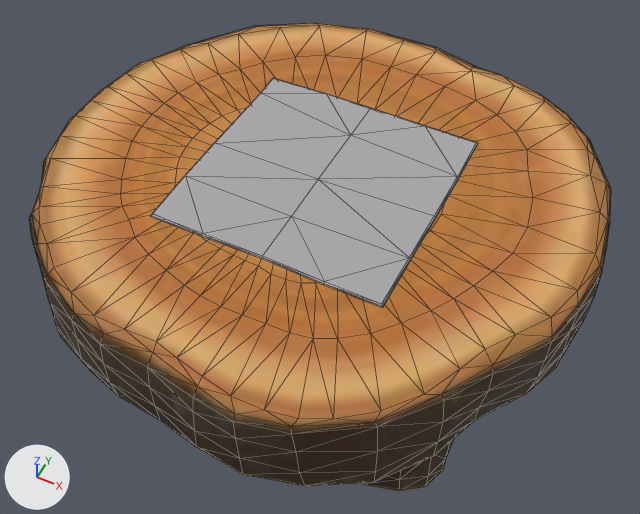
A saved change to the glTF model app/static/room/models/f4043.glb.
Both versions are drawn from a camera (50 mm lens) standing at (9.41, -18.86, 25.85) and looking at (0.16, -0.35, 2.71). The axes (+X, +Y, +Z) are drawn at lower left. The lights are the same throughout. The older version comes first. Mesh edges are drawn as thin lines. Where no turn or scale is listed for an object, it has been applied to the vertices. Vertices at exactly the same position are counted once.
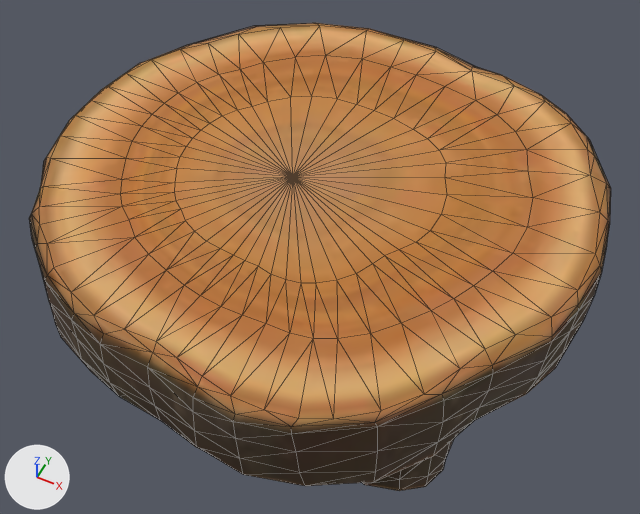
Changed parts and their boxes (x1, y1, x2, y2) in the pictures (640 x 514 px):
```json
{"part": 1, "of": "me_mesh_0", "change": "deleted", "before": [151, 78, 478, 307]}
```

Edits to the scene script, one JSON object a line:
```json
{"block": "me_mesh_0", "where": "# used by ob_mesh_0; location = (-9.45, 8.91, -0.04)"}
{"op": "remove", "block": "me_mesh_0", "code": "me_mesh_0.from_pydata(...)  # 683 vertices, 1284 faces; spans x 0.0..18.7, y -17.9..0.0, z 0.0..6.2"}
{"op": "add", "block": "me_mesh_0", "code": "me_mesh_0.from_pydata(...)  # 632 vertices, 1200 faces; spans x 0.0..18.7, y -17.9..0.0, z 0.0..6.1"}
{"block": "me_mesh_0", "change": "me_mesh_0 part 1: the loose piece of 51 vertices spanning x 5.5..13.5, y -12.9..-4.9, z 6.1..6.2 is deleted"}
{"op": "remove", "block": "me_mesh_0", "code": "me_mesh_0.materials.append(mat_mrefabric)"}
```
